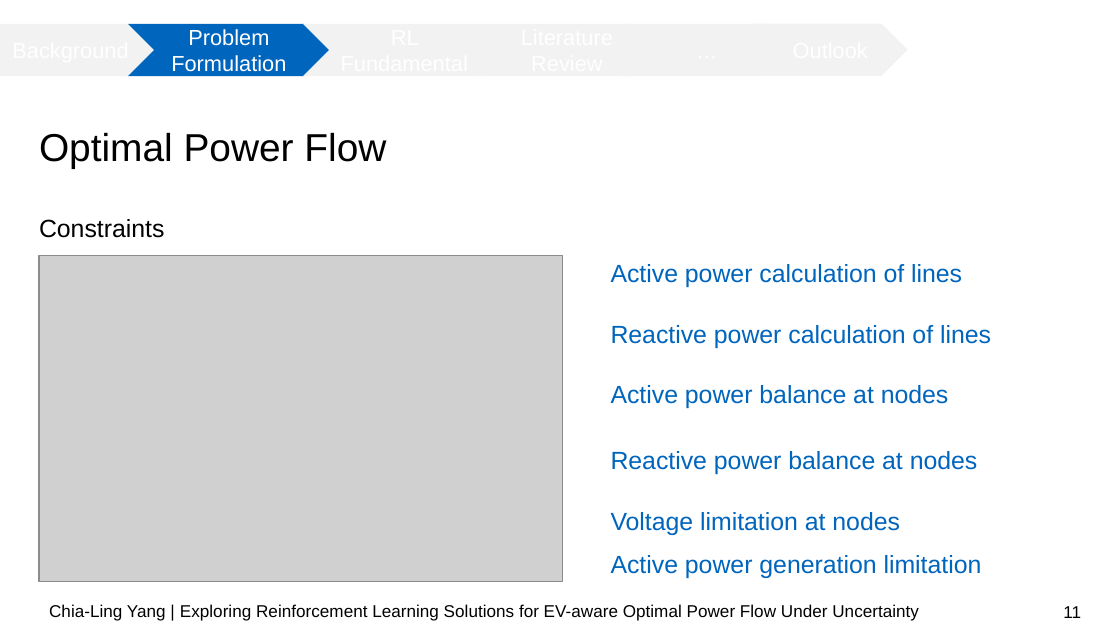
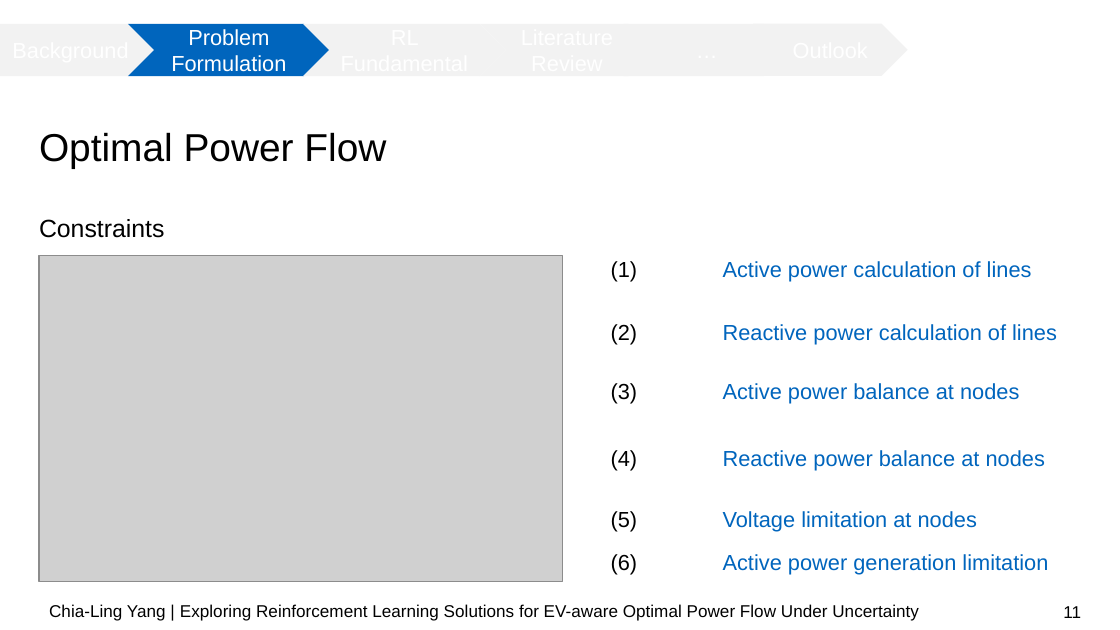
Before and after one commit to chialingyang7718/RL_OPF_EVaware, a slide deck: slide 11 of Mid-term Presentation.pptx. Drawn at 1120x630 pixels with LibreOffice and Linux fonts; fonts in the diff are those of the drawing; grey boxes stand for pictures; background and template pictures are left out. Boxes give left, top, right and bottom in pixels: in the first picture for what was removed or moved away, otherwise in the second. Text is boxed around its words. In the diff, an @@ line names an element or a change of style, - is before the commit and + after.

```diff
--- a/Mid-term Presentation.pptx
+++ b/Mid-term Presentation.pptx
@@ text at <box>611,261,1032,282</box>: text changed; size 16 to 14 pt @@
-Active power calculation of lines
+(1) Active power calculation of lines
@@ text at <box>611,324,1057,344</box>: text changed; size 16 to 14 pt @@
-Reactive power calculation of lines
+(2) Reactive power calculation of lines
@@ text at <box>611,383,1019,404</box>: text changed; size 16 to 14 pt @@
-Active power balance at nodes
+(3) Active power balance at nodes
@@ text at <box>611,450,1045,470</box>: text changed; size 16 to 14 pt @@
-Reactive power balance at nodes
+(4) Reactive power balance at nodes
@@ text at <box>611,511,977,532</box>: text changed; size 16 to 14 pt @@
-Voltage limitation at nodes
+(5) Voltage limitation at nodes
@@ text at <box>611,554,1048,575</box>: text changed; size 16 to 14 pt @@
-Active power generation limitation
+(6) Active power generation limitation
```
Also in this commit, not shown: 8 other slides changed.
